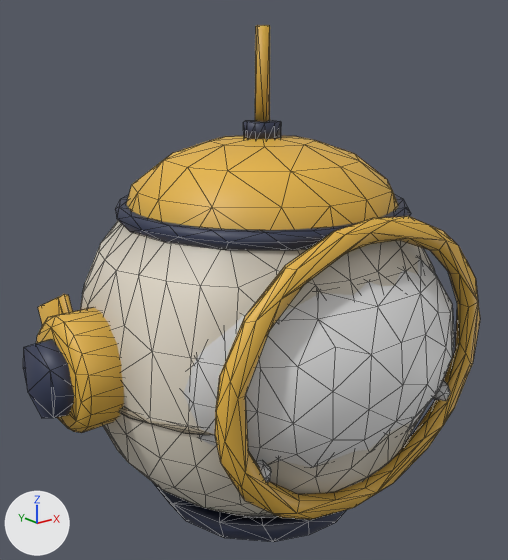
Two versions of the glTF model public/models/lumi_low.glb, one commit apart.
Rendered twice from a 50 mm camera at (-0.692, -0.845, 0.428) aimed at (-0.005, 0.014, 0.084). The axes (+X, +Y, +Z) are drawn at lower left. The lights are the same throughout. The older version comes first. Mesh edges are drawn as thin lines. Vertices at exactly the same position are counted once.

Before the edit, the objects in view are built like this:
```python
me_lumi_001 = bpy.data.meshes.new('lumi.001')
me_lumi_001.from_pydata(...)  # 1357 vertices, 2576 faces; spans x -0.375..0.375, y -0.298..0.317, z -0.31..0.475
# faces by material slot: [2080, 378, 118]
me_lumi_001.materials.append(mat_paint)
me_lumi_001.materials.append(mat_screen)
me_lumi_001.materials.append(mat_glow_warm)
ob_lumi = bpy.data.objects.new('lumi', me_lumi_001)
ob_lumi.location = (0.0, 0.0, 0.0)
```
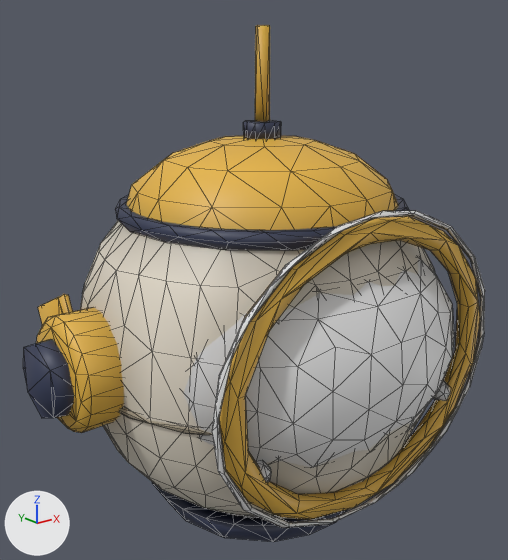
Changed parts and their boxes [x1, y1, x2, y2] in the pictures (508 x 560 px; the box of a moved part takes in the faces that stretch with it):
'lumi', reshaped
    before: [23, 25, 480, 542]
    after: [23, 25, 485, 542]
part 1 of me_lumi_001, added
    after: [212, 211, 485, 528]
part 2 of me_lumi_001, moved or reshaped
    before: [154, 484, 348, 542]
    after: [151, 481, 348, 542]
part 3 of me_lumi_001, moved or reshaped
    both: [439, 381, 450, 394]
part 4 of me_lumi_001, recoloured
    both: [210, 213, 480, 519]

The change, as a list of edits to the scene's bpy script:
```text
Change me_lumi_001:
    used by ob_lumi; location = (0.0, 0.0, 0.0)
    remove me_lumi_001.from_pydata(...)  # 1357 vertices, 2576 faces; spans x -0.375..0.375, y -0.298..0.317, z -0.31..0.475
    add me_lumi_001.from_pydata(...)  # 1455 vertices, 2772 faces; spans x -0.375..0.375, y -0.298..0.317, z -0.31..0.475
    me_lumi_001 part 1: a new loose piece of 83 vertices spanning x -0.271..0.271, y -0.245..-0.236, z -0.214..0.238, in mat_glow_warm
    me_lumi_001 part 2
    13 vertices are removed from x -0.2..0.2, y -0.2..0.2, z -0.237..-0.234
    75 faces are deleted
    26 vertices are added at x -0.2..0.2, y -0.2..0.2, z -0.238..-0.234
    101 new faces join them, mat_paint
    me_lumi_001 part 3
    1 vertex is removed from x 0.192, y -0.237, z -0.07
    6 faces are deleted
    2 vertices are added at (0.199, -0.238, -0.076), (0.189, -0.234, -0.069)
    8 new faces join them, mat_glow_warm
    me_lumi_001 part 4: 156 kept faces spanning x -0.26..0.26, y -0.247..-0.13, z -0.239..0.246 get new vertex colours; the middle colour goes from orange #f7c24a to orange #ebb946
    other edits to the shape of me_lumi_001 do not show in these pictures
```
